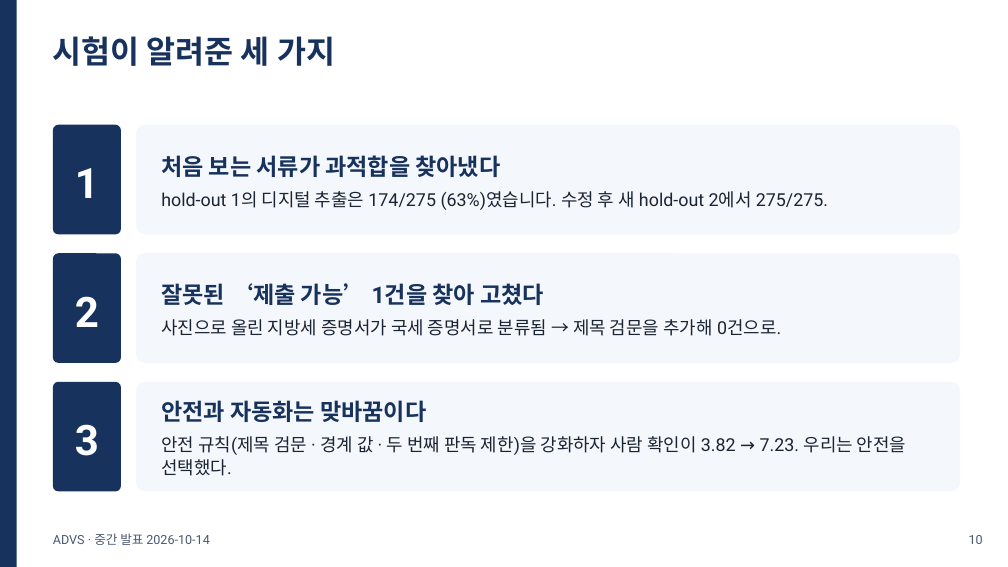
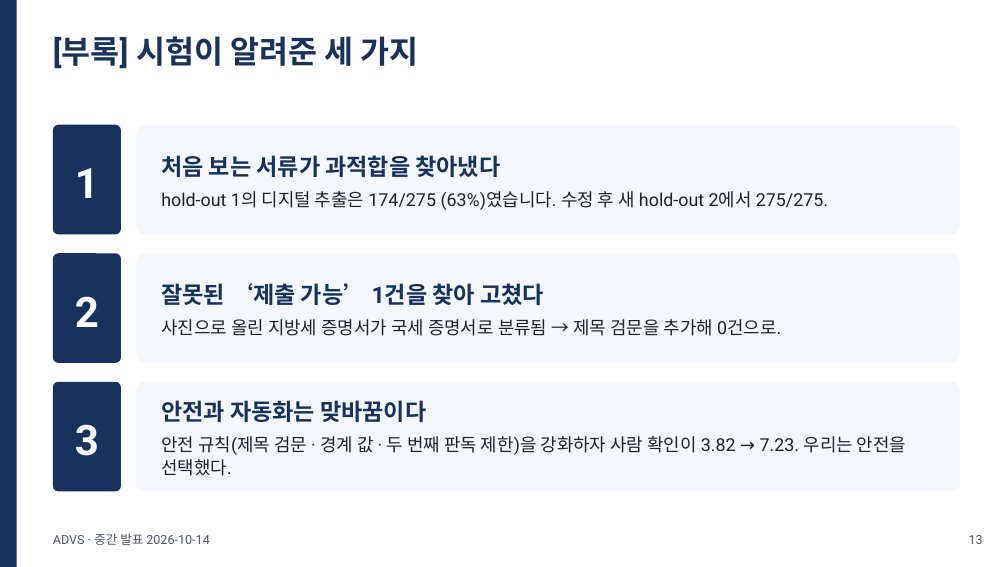
Before and after one commit to khabibro/ADVS, a slide deck: slide 13 of docs/midterm/ADVS_midterm.pptx (slide 10 before the commit). Drawn at 1008x567 pixels with LibreOffice and Linux fonts; fonts in the diff are those of the drawing. Boxes give left, top, right and bottom in pixels: in the first picture for what was removed or moved away, otherwise in the second. Text is boxed around its words. In the diff, an @@ line names an element or a change of style, - is before the commit and + after.

```diff
--- a/docs/midterm/ADVS_midterm.pptx
+++ b/docs/midterm/ADVS_midterm.pptx
@@ text at (x1=53, y1=36, x2=418, y2=69): text changed @@
-시험이 알려준 세 가지
+[부록] 시험이 알려준 세 가지
@@ text at (x1=969, y1=535, x2=983, y2=544): text changed @@
-10
+13
```
Also in this commit, not shown: 8 other slides changed, 9 slides added, 5 slides removed, 4 other files.
